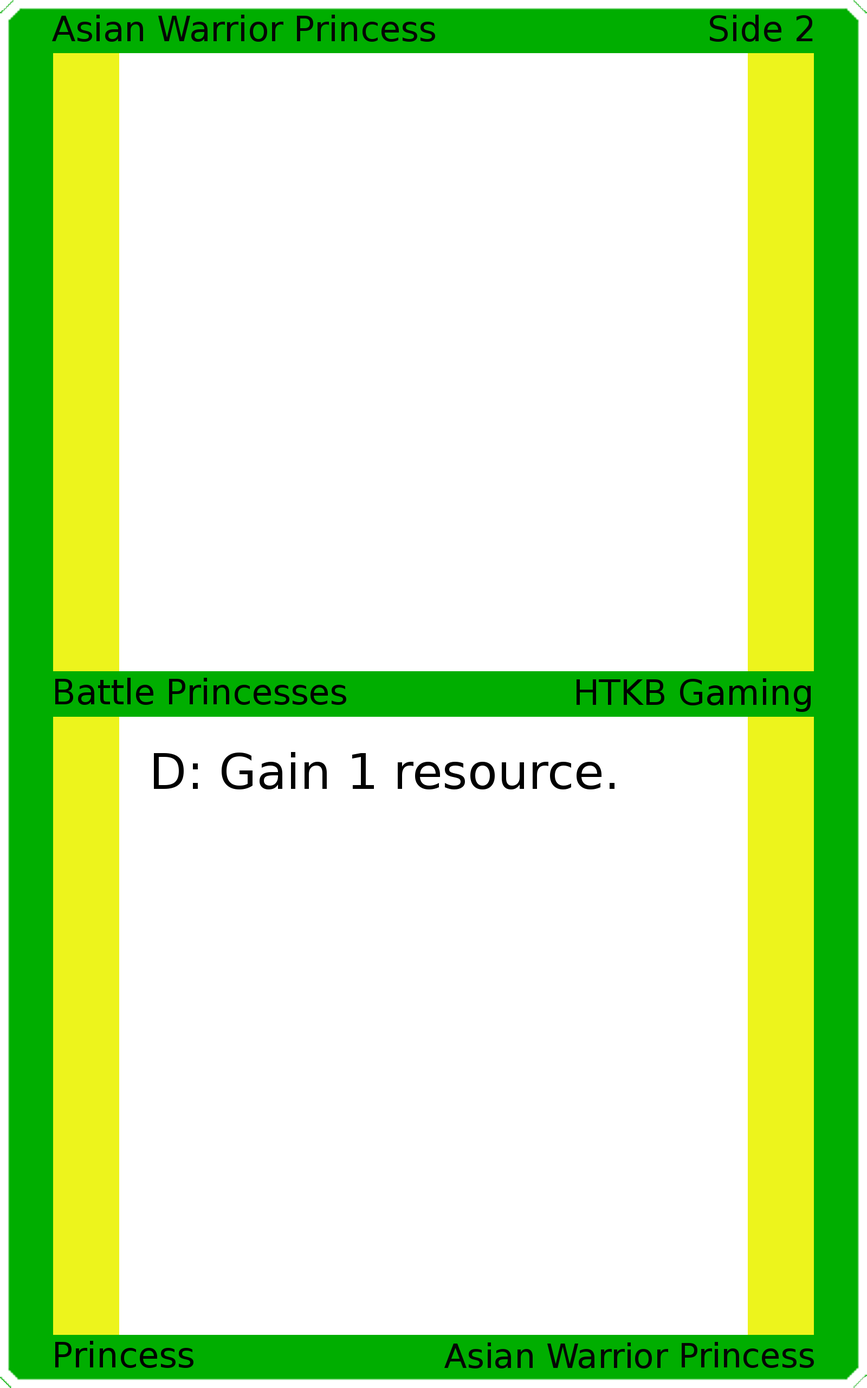
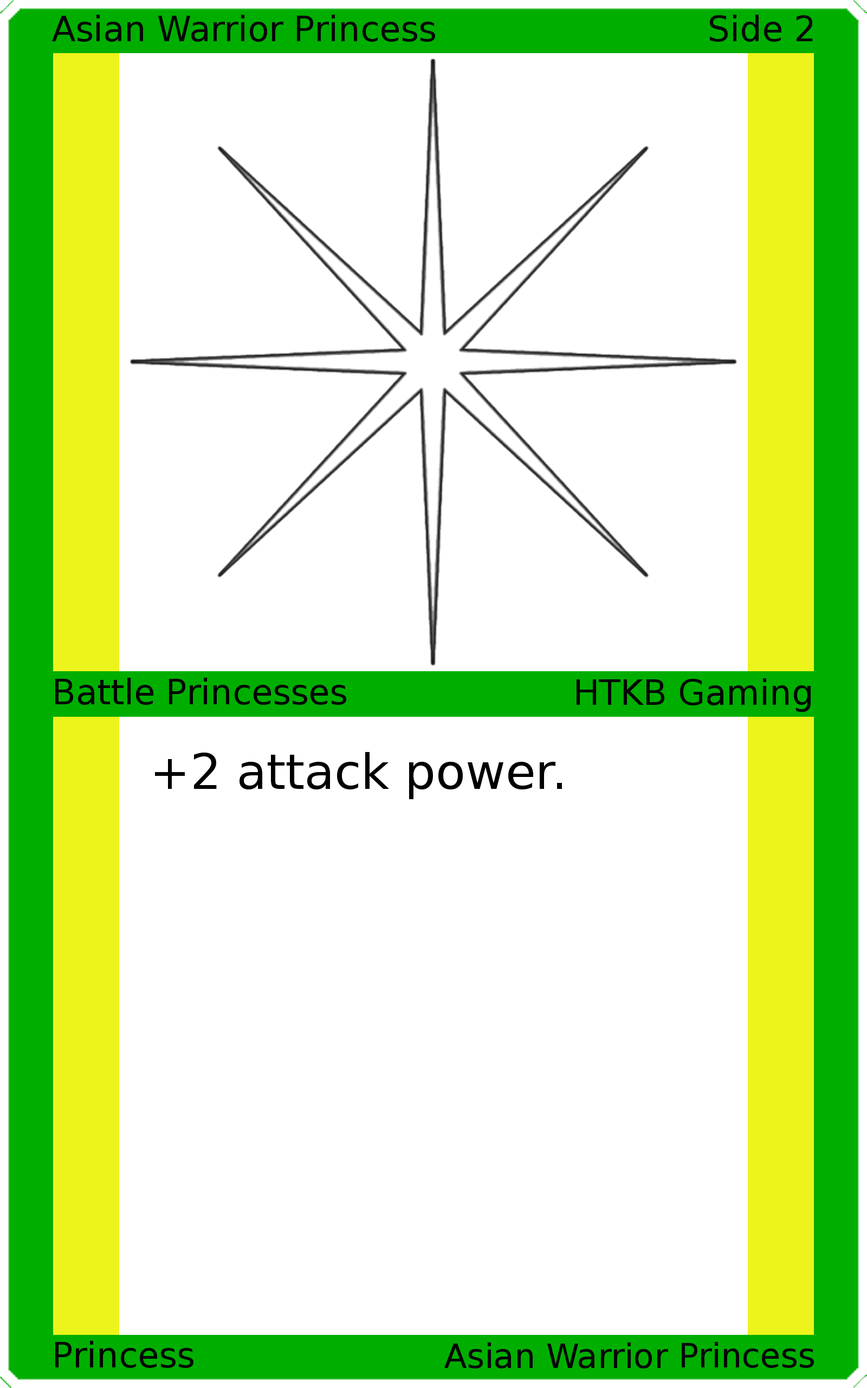
Comparing the layer stacks of the two 867x1388 images. Changes:
painted on "Card Text" over (153, 751, 615, 799)
added layer "Art" above "Top Background" over (129, 57, 738, 667)
